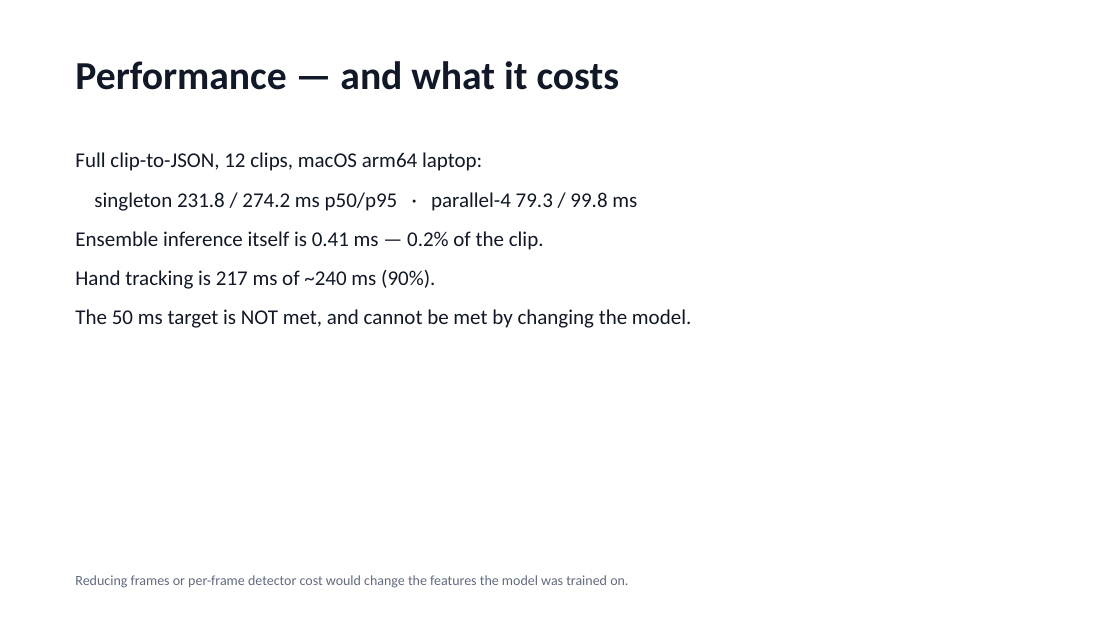
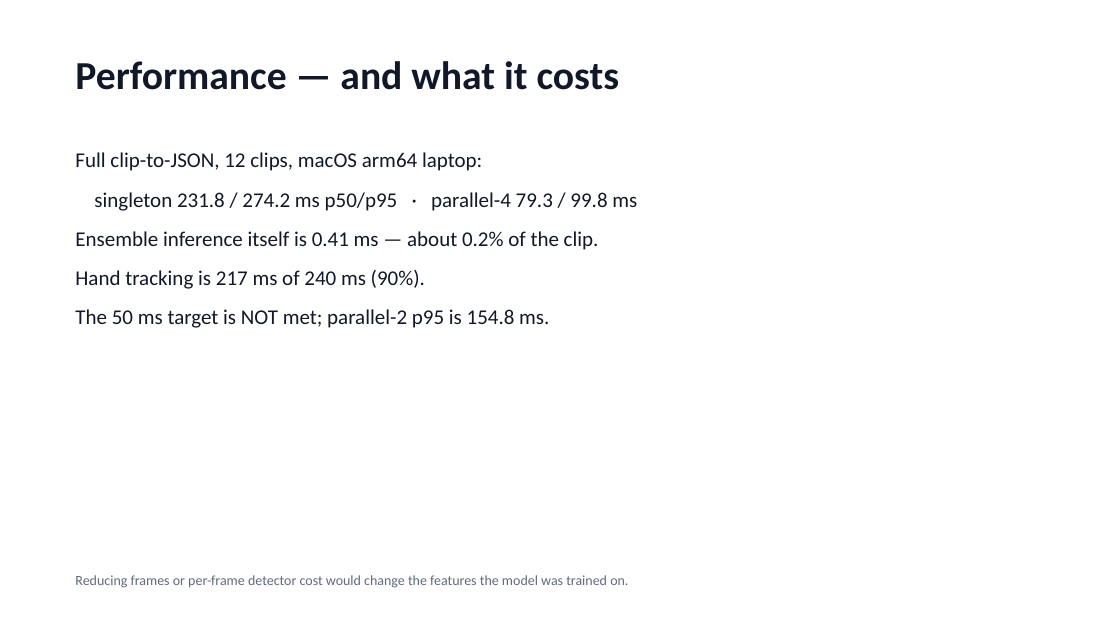
Before and after one commit to dev25bansal-ops/EchoGesture, a slide deck: slide 7 of docs/submission/EchoGesture_Submission.pptx. Drawn at 1120x630 pixels with LibreOffice and Linux fonts; fonts in the diff are those of the drawing. Boxes give left, top, right and bottom in pixels: in the first picture for what was removed or moved away, otherwise in the second. Text is boxed around its words. In the diff, an @@ line names an element or a change of style, - is before the commit and + after.

```diff
--- a/docs/submission/EchoGesture_Submission.pptx
+++ b/docs/submission/EchoGesture_Submission.pptx
@@ text at <box>75,231,599,328</box>: text changed @@
-Ensemble inference itself is 0.41 ms — 0.2% of the clip.
-Hand tracking is 217 ms of ~240 ms (90%).
-The 50 ms target is NOT met, and cannot be met by changing the model.
+Ensemble inference itself is 0.41 ms — about 0.2% of the clip.
+Hand tracking is 217 ms of 240 ms (90%).
+The 50 ms target is NOT met; parallel-2 p95 is 154.8 ms.
```
Also in this commit, not shown: 5 other slides changed, 48 other files.
